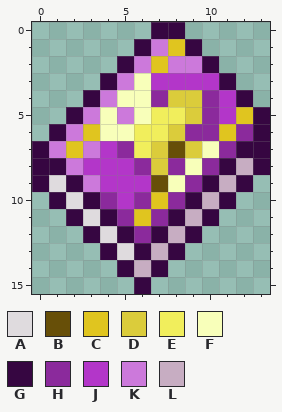
File history of a pixel-art sprite, Items/Magic/StarTome.png. The picture above was drawn from the file before the commit.
The file is 28x32 pixels, drawn in blocks of 2x2; one block is one cell here. Colours within 5 levels of each other are drawn and written as one.
Palette (. is transparent): A #dfdbde  B #674f08  C #e0c51f  D #dbcc3b  E #f1ee5c  F #f8ffba  G #360641  H #8b2a9c  J #b336c9  K #cc79db  L #c7adc2
Pixels before, first column x 0:
 0 .......GG.....
 1 ......GKCG....
 2 .....GKCKKG...
 3 ....GKFJJJJG..
 4 ...GKFFHDDHJG.
 5 ..GKFKFEEDHJCG
 6 .GKCFFEEDHHCHG
 7 GKCKJHEDBDFHGG
 8 GGKJJJHDHFHGLG
 9 GAGKJJJBFHGLG.
10 .GAGHJHCHGLG..
11 ..GAGHCHGLG...
12 ...GAGHGLG....
13 ....GAGLG.....
14 .....GLG......
15 ......G.......
New version:
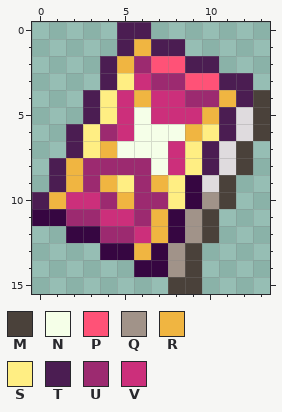
Colours new in this view: M #4a413a  N #f5ffe8  P #ff5277  Q #a19389  R #f0b541  S #ffee83  T #4b1d52  U #9c2a70  V #cc2f7b
Change:
Changed rows in their new state; - is an unchanged pixel.
first column x 0:
 0 -----TT..-----
 1 -----TRTT.----
 2 ----TRUPPTT---
 3 ----TSVUUPPTT-
 4 ---TSVRVVUURTM
 5 --.TSVNVVVRTAM
 6 -.TSUVNNNRSTAM
 7 ..TSRNNNVSTAM.
 8 .TRUUUUNVSTAM.
 9 .TRURSURSGAM.-
10 TRVVURUUS-QM--
11 GGUUVVUR-QM---
12 --G-UUVRGQM---
13 -----GRGQM----
14 -----.G-QM----
15 ------.-MM----
